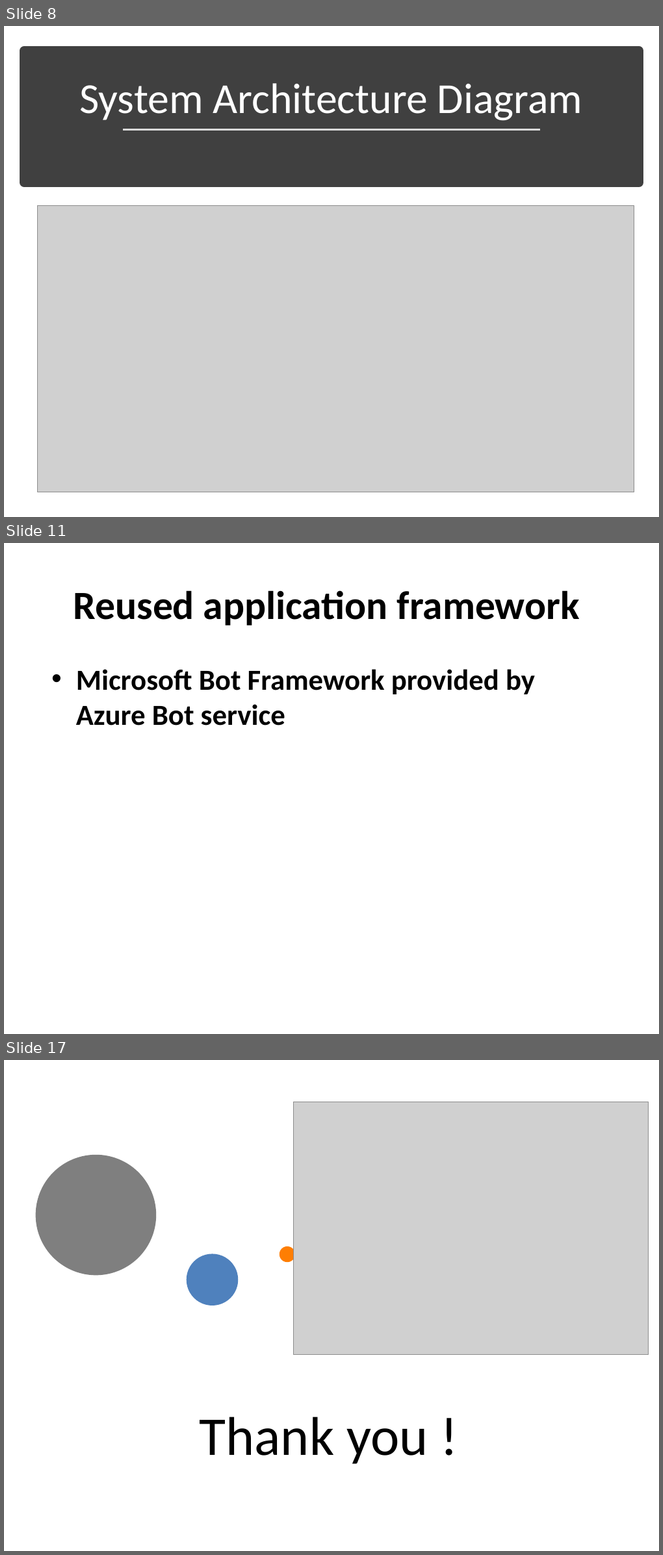
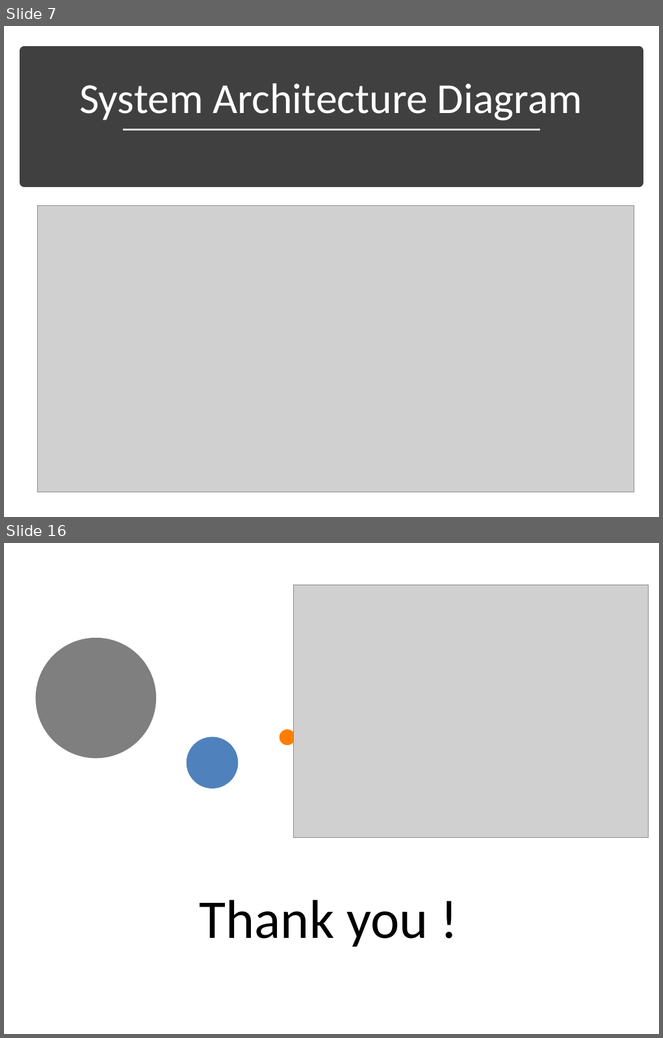
Before and after one commit to bharathkarumudi/SUchatBot, a slide deck: Documentation/SUBot-FinalPresentation.pptx. Shown one above the other, each under a label of ours: slides 8, 11 and 17 before the commit, slides 7 and 16 after it; the slides between them are not shown. The pictures are 663x1555 and 663x1038 pixels, drawn with LibreOffice and Linux fonts; fonts in the diff are those of the drawing; grey boxes stand for pictures. Boxes give left, top, right and bottom in pixels: in the first picture for what was removed or moved away, otherwise in the second. Text is boxed around its words. In the diff, an @@ line names an element or a change of style, - is before the commit and + after.

```diff
--- a/Documentation/SUBot-FinalPresentation.pptx
+++ b/Documentation/SUBot-FinalPresentation.pptx
@@ slide 11 removed at bbox=[4, 543, 659, 1034], background #FFFFFF @@
@@ title removed at bbox=[74, 590, 580, 626] @@
-Reused application framework
@@ text removed at bbox=[76, 669, 535, 726] @@
-• Microsoft Bot Framework provided by Azure Bot service
@@ what was slide 8 is now slide 7 @@
@@ what was slide 17 is now slide 16 @@
```
Also in this commit, not shown: 6 slides changed, 2 slides added, 2 other slides removed, 15 other files.
